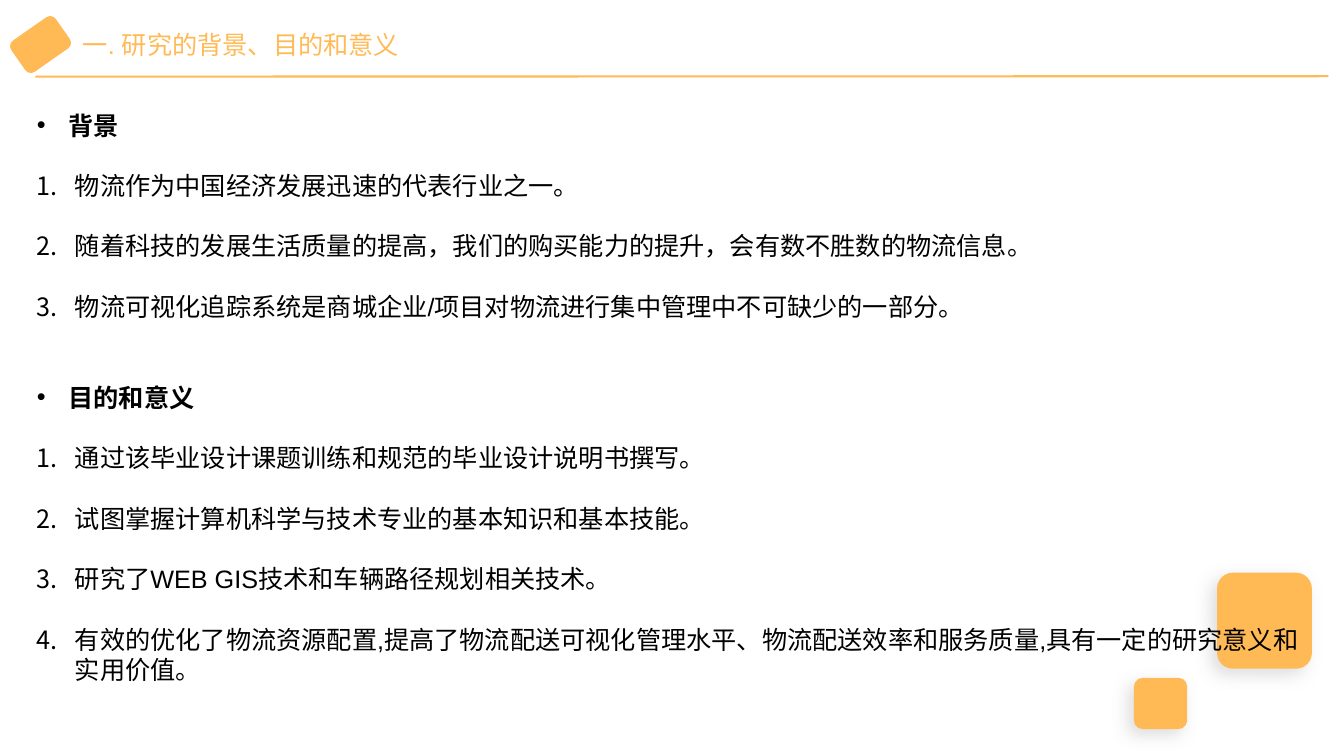
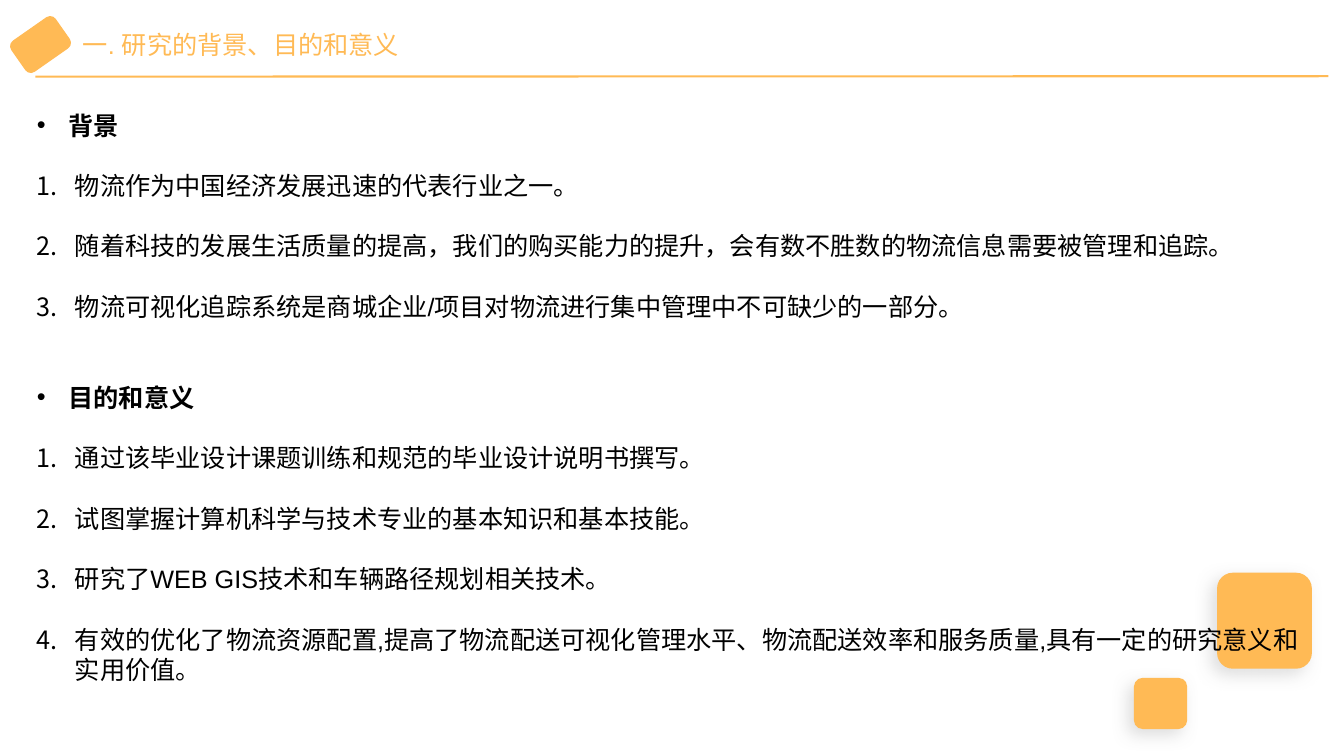
Before and after one commit to wu-yu-pei/graduation-design-file, a slide deck: slide 2 of 开题报告演讲PPT.pptx. Drawn at 1344x756 pixels with LibreOffice and Linux fonts; fonts in the diff are those of the drawing. Boxes give left, top, right and bottom in pixels: in the first picture for what was removed or moved away, otherwise in the second. Text is boxed around its words. In the diff, an @@ line names an element or a change of style, - is before the commit and + after.

```diff
--- a/开题报告演讲PPT.pptx
+++ b/开题报告演讲PPT.pptx
@@ text at (75,233,1234,258): text changed @@
-2. 随着科技的发展生活质量的提高，我们的购买能力的提升，会有数不胜数的物流信息。
+2. 随着科技的发展生活质量的提高，我们的购买能力的提升，会有数不胜数的物流信息需要被管理和追踪。
```
Also in this commit, not shown: 3 other slides changed, 1 other file.
